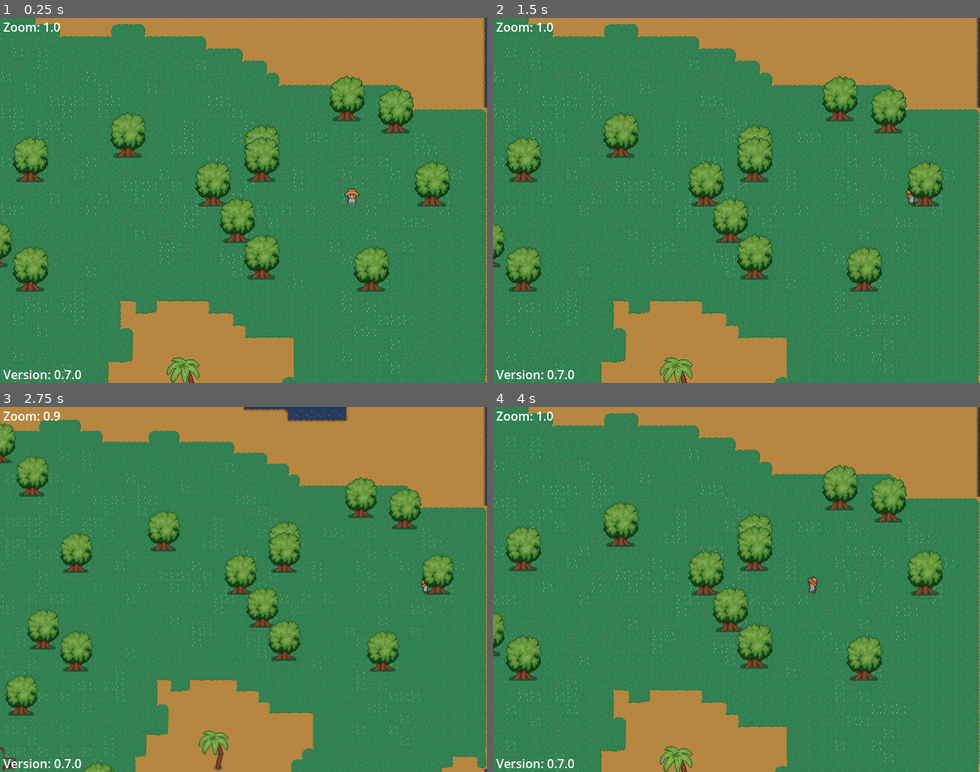
Above: before the commit, frames 1-4 (two rows, left to right).
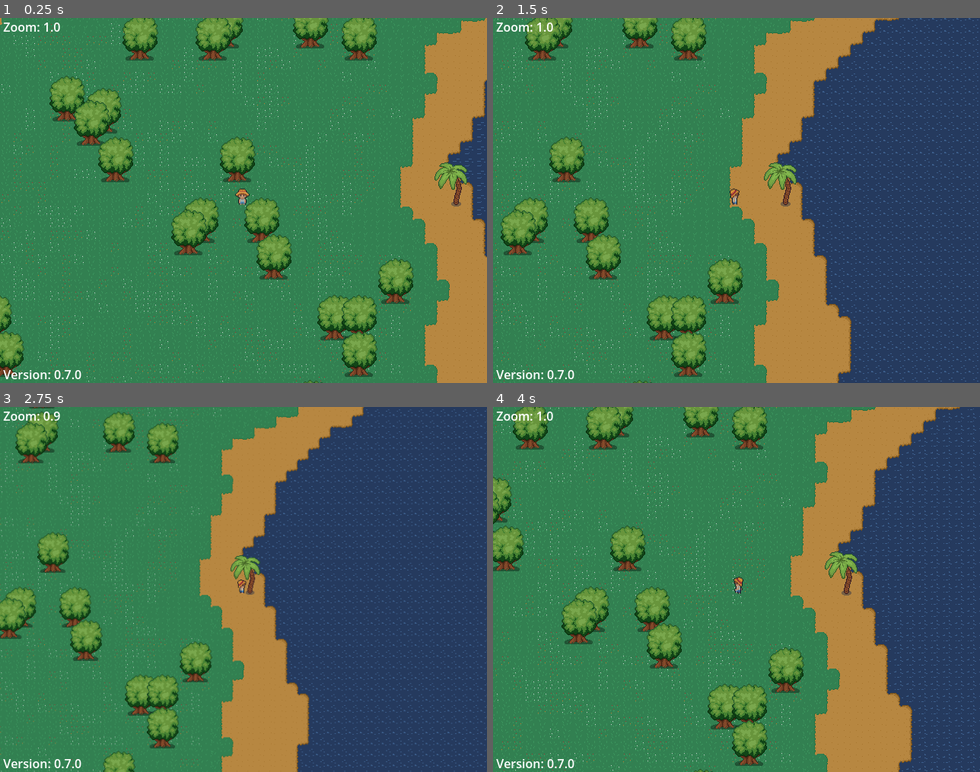
Above: after the commit, the same moments.

Repository: twiederk/PirateGame
Game: Godot game, scene res://world/proc_gen_world.tscn
The game is run twice, just before and just after one commit, with the same random seed, the same clock (stepped at 60 frames per second) and the same inputs.
Inputs (mouse positions are in pixels of both pictures, inside the frame that each line leads up to):
- Up to frame 1 (0.25 s): no input
- Up to frame 2 (1.5 s): tap Enter at 0.5 s; move the mouse to (843, 182) at 0.52 s; hold D (right) 0.53-1.25 s; tap E (board_ship) at 0.6 s; click (843, 182) at 0.67 s; drag from (639, 218) to (712, 273) at 1.27 s
- Up to frame 3 (2.75 s): tap Keypad 0 (zoom_reset) at 2 s; move the mouse to (292, 509) at 2.02 s; hold D (right) from 2.03 s (still down); tap / (zoom_out) at 2.1 s
- Up to frame 4 (4 s): release D (right) at 2.75 s; drag from (712, 662) to (590, 534) at 2.77 s; tap Keypad 0 (zoom_reset) at 3.5 s; move the mouse to (882, 644) at 3.52 s; hold A (left) from 3.53 s (still down); tap Alt at 3.6 s

The runs differ from the first frame. In frame 1, 42% of the frame differs, in the area x 0-100%, y 0-100%; in frame 2, 61%; in frame 3, 66%; in frame 4, 55%.

Commit message:
Use hardcoded seed value

Diff:
--- a/godot4/world/proc_gen_world.gd
+++ b/godot4/world/proc_gen_world.gd
@@ -12,6 +12,7 @@
 
 var noise : Noise
 var tree_noise : Noise
+var rng := RandomNumberGenerator.new()
 
 var water_tile = Vector2i(0,1)
 var random_palm_tree_array = [Vector2i(12, 2), Vector2i(15,2) ]
@@ -86,7 +87,9 @@
 	ground_layer.set_cells_terrain_connect(grass_arr, 1, 0)
 	cliff_layer.set_cells_terrain_connect(cliff_arr, 4, 0)
 
-	return grass_arr.pick_random()
+	if grass_arr.is_empty():
+		return Vector2i.ZERO
+	return grass_arr[rng.randi_range(0, grass_arr.size() - 1)]
 
 
 func _place_sand(noise_val: float, curr_pos: Vector2i) -> void:
@@ -99,7 +102,7 @@
 		grass_arr.append(curr_pos)
 		if noise_val > 0.3:
 			#random grass
-			ground_2_layer.set_cell(curr_pos, 0, random_grass_tile_arr.pick_random())
+			ground_2_layer.set_cell(curr_pos, 0, random_grass_tile_arr[rng.randi_range(0, random_grass_tile_arr.size() - 1)])
 
 
 func _place_cliffs(noise_val: float, curr_pos: Vector2i) -> void:
@@ -123,12 +126,13 @@
 	# setting palm trees on sand, between water and grass
 	if (noise_val > 0.0) and (noise_val < 0.18):
 		if tree_noise_val > 0.92:
-			environment_layer.set_cell(curr_pos, 0, random_palm_tree_array.pick_random())
+			environment_layer.set_cell(curr_pos, 0, random_palm_tree_array[rng.randi_range(0, random_palm_tree_array.size() - 1)])
 
 
 func _generate_seed() -> void:
 	if seed_value == 0:
 		seed_value = randi()
+	rng.seed = seed_value
 	noise.seed = seed_value
 	tree_noise.seed = seed_value
 
--- a/godot4/world/proc_gen_world.tscn
+++ b/godot4/world/proc_gen_world.tscn
@@ -35,6 +35,7 @@
 script = ExtResource("1_p51ow")
 noise_texture = SubResource("NoiseTexture2D_8ve5r")
 tree_noise_texture = SubResource("NoiseTexture2D_0a6k0")
+seed_value = 1
 
 [node name="TileMap" type="Node2D" parent="." unique_id=1456979477]
 y_sort_enabled = true
